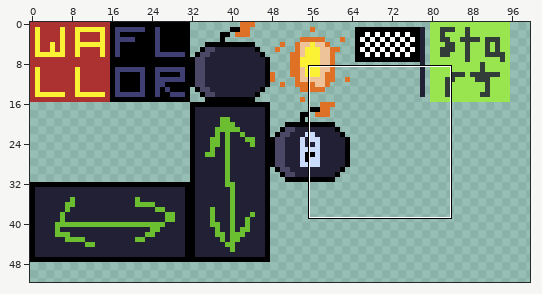
Two states of a pixel-art file, Assets/Tilemaps/Level/levelsheet_01.aseprite. The first picture is a wide view before the edit; the outline marks the close-up.
Close-up. Old version:
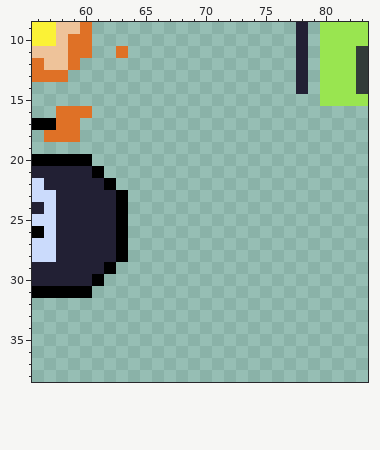
256x256 pixels, 1 frame. Shown: x 56..83, y 9..38. The wide view leaves out empty margins.
The result:
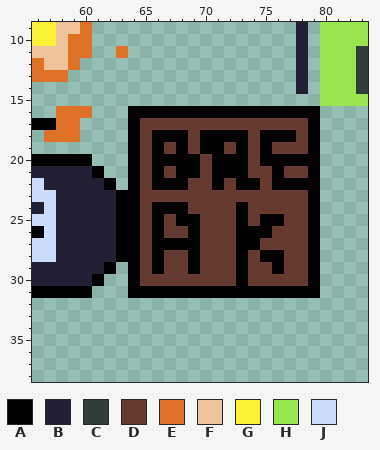
Palette (. is transparent): A #000000  B #222034  C #323c39  D #663931  E #df7126  F #eec39a  G #fbf236  H #99e550  J #cbdbfc
The exact change:
Changed rows in their new state; - is an unchanged pixel.
first column x 64:
16 AAAAAAAAAAAAAAAA
17 ADDDDDDDDDDDDDDA
18 ADAAADAAAADAAADA
19 ADADADAADADADDDA
20 ADAAAADAAADAAAAA
21 ADADAADAAADDADDA
22 ADAAADDADAADAAAA
23 ADDDDDDDDDDDDDDA
24 ADAAADDDDADDDDDA
25 ADADAADDDADAADDA
26 ADADDADDDAAADDDA
27 ADAAAADDDAADDDDA
28 ADADDADDDADAADDA
29 ADADDADDDADDADDA
30 ADDDDDDDDADDDDDA
31 AAAAAAAAAAAAAAAA
